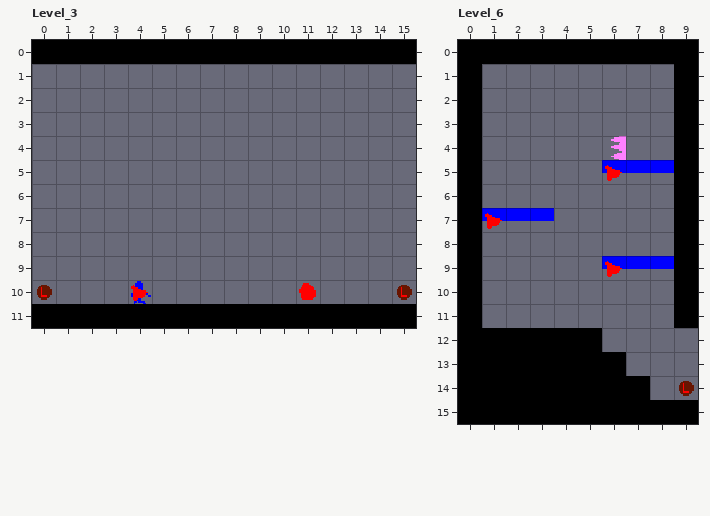
LDtk project, stored at Assets/Game/World/LDtk/Dojo.ldtk. Above: the version before the commit.
Cells are 16x16 px. Shown: Level_3 x 0..15, y 0..11; Level_6 x 0..9, y 0..15. The commit also changed other parts of the map, which this record leaves out.
New version:
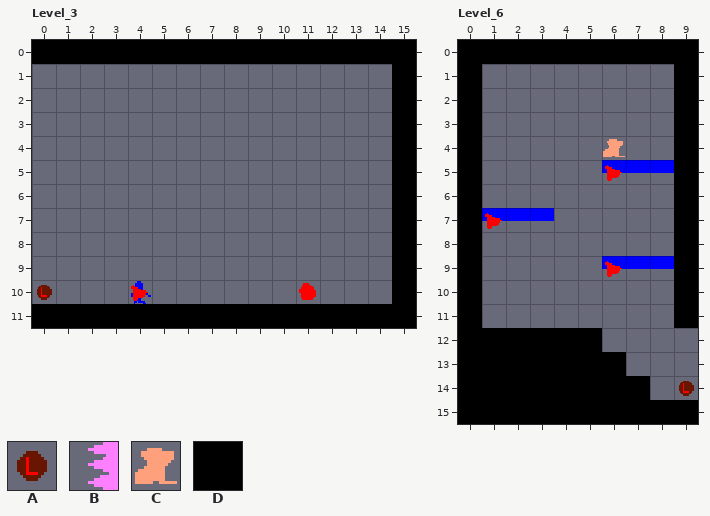
Key: from "Controls": A 0; from "Entities": B 10, C 23; from "Ground": D 0.
_ is an empty cell.
The edit:
Layer "Ground", Level_3:
y 1..10: x 15 _ -> D
Layer "Controls", Level_3:
y 10: x 15 A -> _
Layer "Entities", Level_6:
y 4: x 6 B -> C
